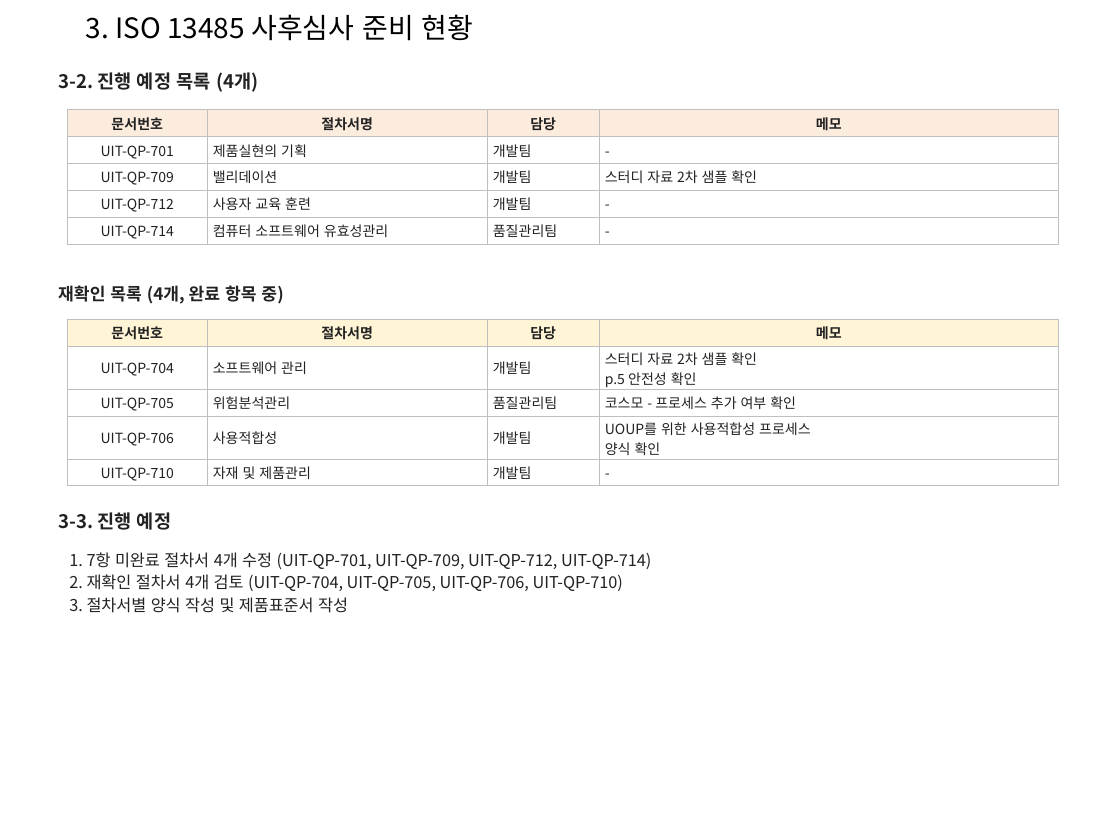
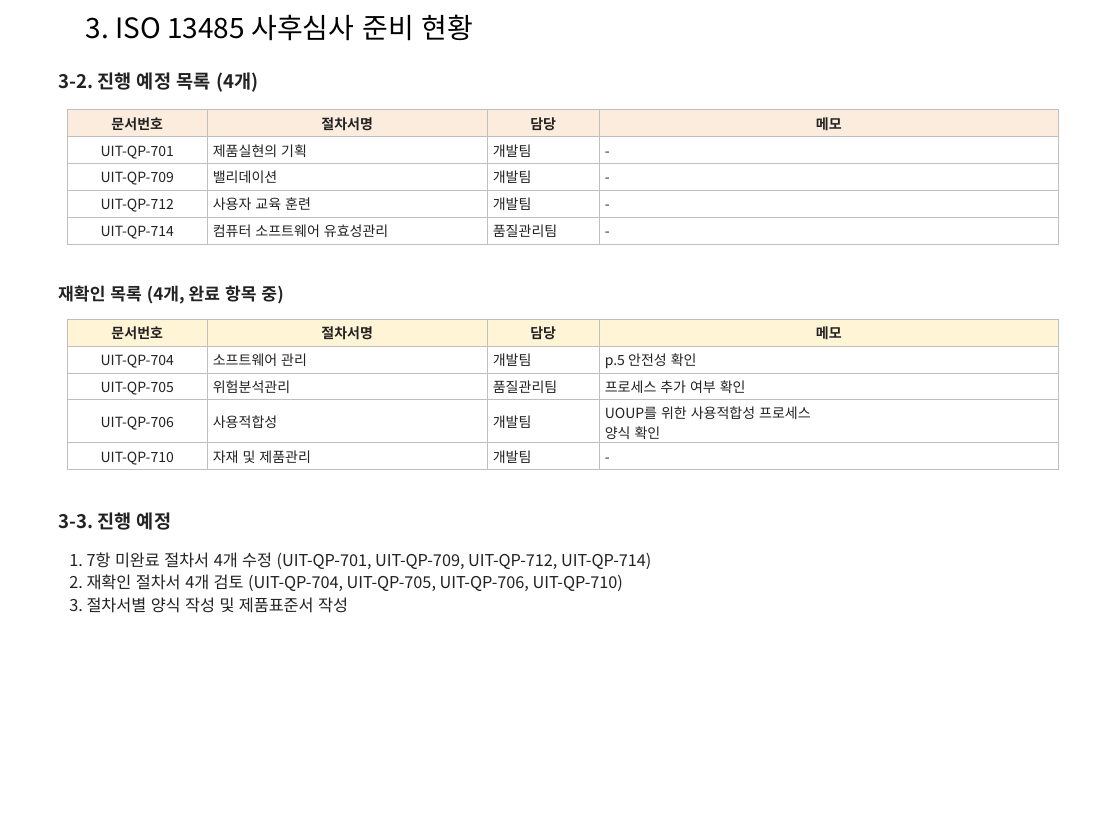
Before and after one commit to ckdtjs0911-glitch/Seony-example, a slide deck: slide 4 of meeting/1112_회의자료.pptx (slide 6 before the commit). Drawn at 1120x840 pixels with LibreOffice and Linux fonts; fonts in the diff are those of the drawing. Boxes give left, top, right and bottom in pixels: in the first picture for what was removed or moved away, otherwise in the second. Text is boxed around its words. In the diff, an @@ line names an element or a change of style, - is before the commit and + after.

```diff
--- a/meeting/1112_회의자료.pptx
+++ b/meeting/1112_회의자료.pptx
@@ table at <box>67,110,1058,244</box> @@
-row 3, column 4: 스터디 자료 2차 샘플 확인
+row 3, column 4: -
@@ table at <box>67,319,1058,469</box> @@
-row 2, column 4: 스터디 자료 2차 샘플 확인 / p.5 안전성 확인
+row 2, column 4: p.5 안전성 확인
-row 3, column 4: 코스모 - 프로세스 추가 여부 확인
+row 3, column 4: 프로세스 추가 여부 확인
```
Also in this commit, not shown: 2 other slides changed, 2 slides removed, 1 other file.
